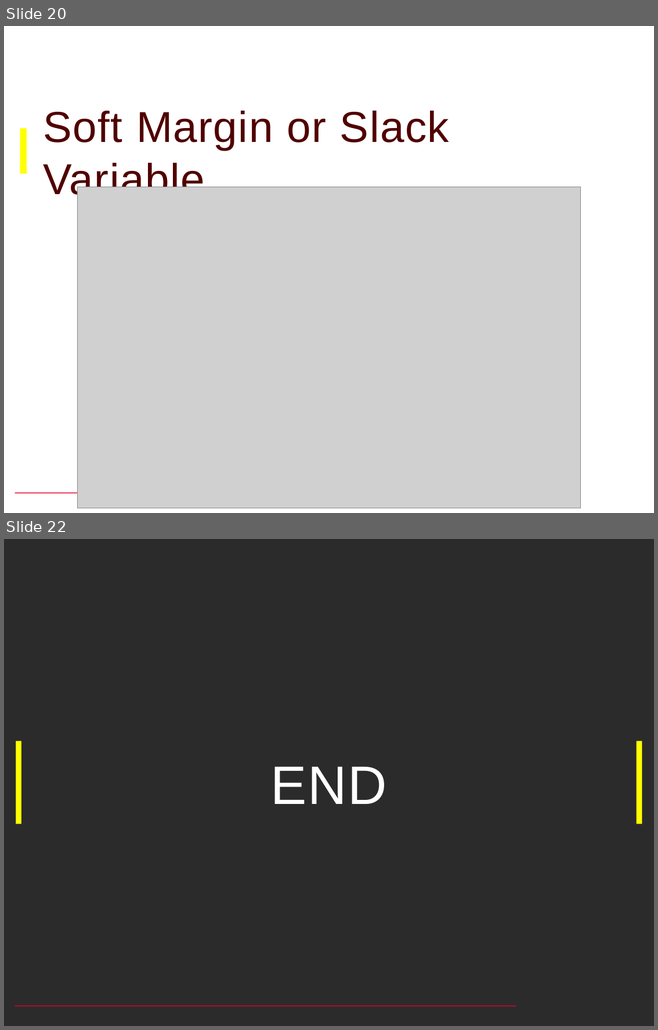
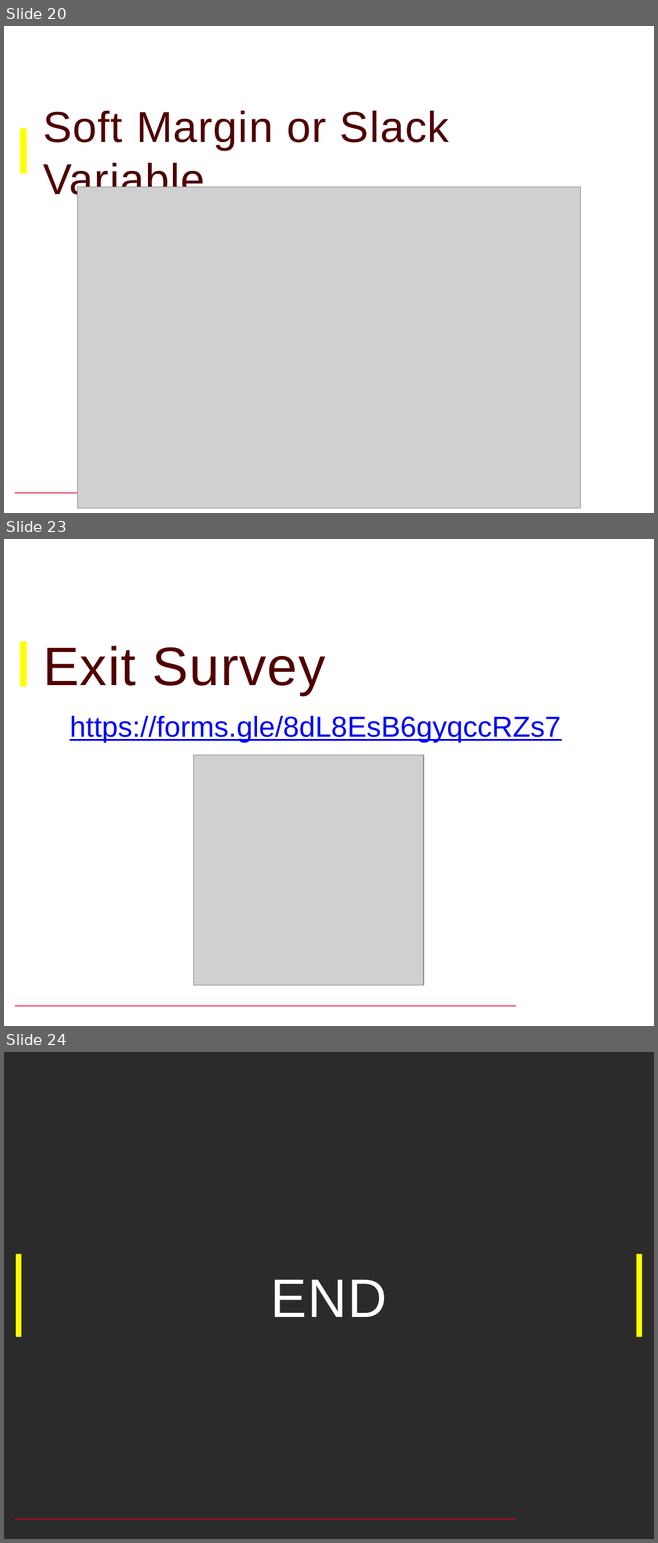
Before and after one commit to texas-a-m-data-analytics-club/2019-Datathon, a slide deck: SVC/SVMs_Class_Demo.pptx. Shown one above the other, each under a label of ours: slides 20 and 22 before the commit, slides 20, 23 and 24 after it; the slides between them are not shown. The pictures are 658x1030 and 658x1543 pixels, drawn with LibreOffice and Linux fonts; fonts in the diff are those of the drawing; grey boxes stand for pictures; background and template pictures are left out; a plain dark background stands for a picture behind light text. Boxes give left, top, right and bottom in pixels: in the first picture for what was removed or moved away, otherwise in the second. Text is boxed around its words. In the diff, an @@ line names an element or a change of style, - is before the commit and + after.

Commit message:
added pptx

```diff
--- a/SVC/SVMs_Class_Demo.pptx
+++ b/SVC/SVMs_Class_Demo.pptx
@@ slide 23 added at box(4, 539, 654, 1026), background #FFFFFF; not listed: 2 template elements that a slide beside it also shows @@
@@ title added at box(43, 646, 325, 695), 60 pt, text #500000 @@
+Exit Survey
@@ text added at box(70, 716, 560, 743), 32 pt, text #0000FF, underline @@
+https://forms.gle/8dL8EsB6gyqccRZs7
@@ picture added at box(193, 755, 423, 985) @@
@@ what was slide 22 is now slide 24 @@
```
Also in this commit, not shown: 1 other slide added.
